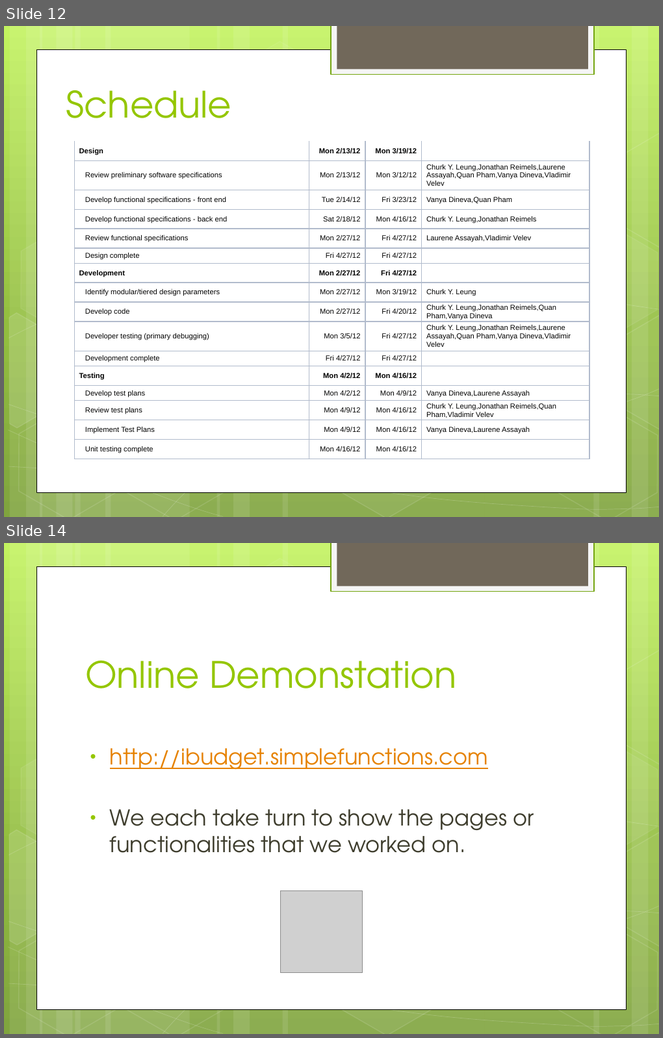
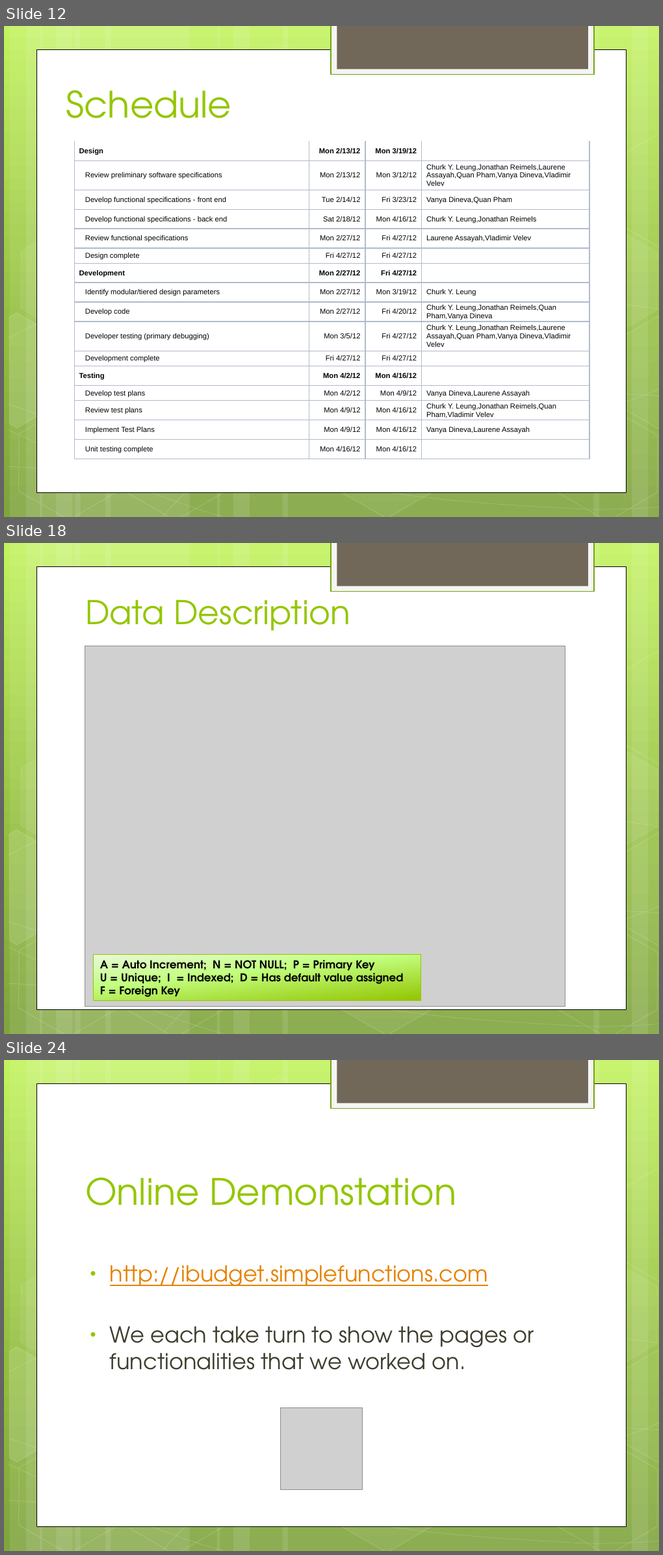
Before and after one commit to hiyenwong/cs679-b1-class-project, a slide deck: deliverables/final/Final Presentation.pptx. Shown one above the other, each under a label of ours: slides 12 and 14 before the commit, slides 12, 18 and 24 after it; the slides between them are not shown. The pictures are 663x1038 and 663x1555 pixels, drawn with LibreOffice and Linux fonts; fonts in the diff are those of the drawing; grey boxes stand for pictures. Boxes give left, top, right and bottom in pixels: in the first picture for what was removed or moved away, otherwise in the second. Text is boxed around its words. In the diff, an @@ line names an element or a change of style, - is before the commit and + after.

```diff
--- a/deliverables/final/Final Presentation.pptx
+++ b/deliverables/final/Final Presentation.pptx
@@ slide 18 added at box(4, 543, 659, 1034), background gradient #C3F35F to #93BF3F to #81A53E; not listed: 31 template elements that a slide beside it also shows @@
@@ title added at box(85, 590, 350, 631), 36 pt, text #94C600 @@
+Data Description
@@ picture added at box(85, 646, 565, 1006) @@
@@ rectangle added at box(94, 955, 421, 1002), fill gradient #EAF9DA to #C4FF82 to #94C600, outline #94C600 0.75 pt, 12 pt, text #000000, bold @@
+A = Auto Increment; N = NOT NULL; P = Primary Key
+U = Unique; I = Indexed; D = Has default value assigned
+F = Foreign Key
@@ what was slide 14 is now slide 24 @@
```
Also in this commit, not shown: 9 other slides added, 7 slides removed.
